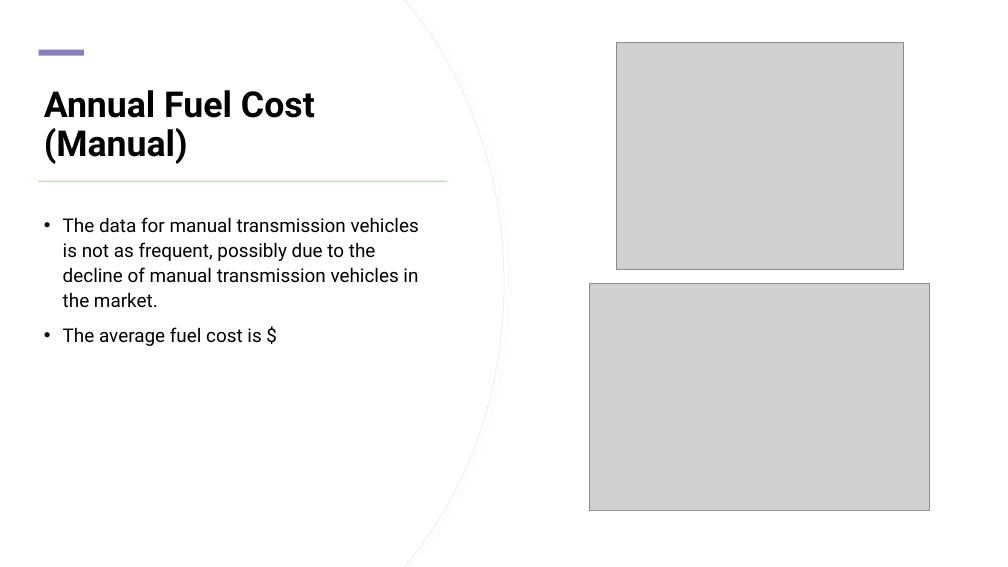
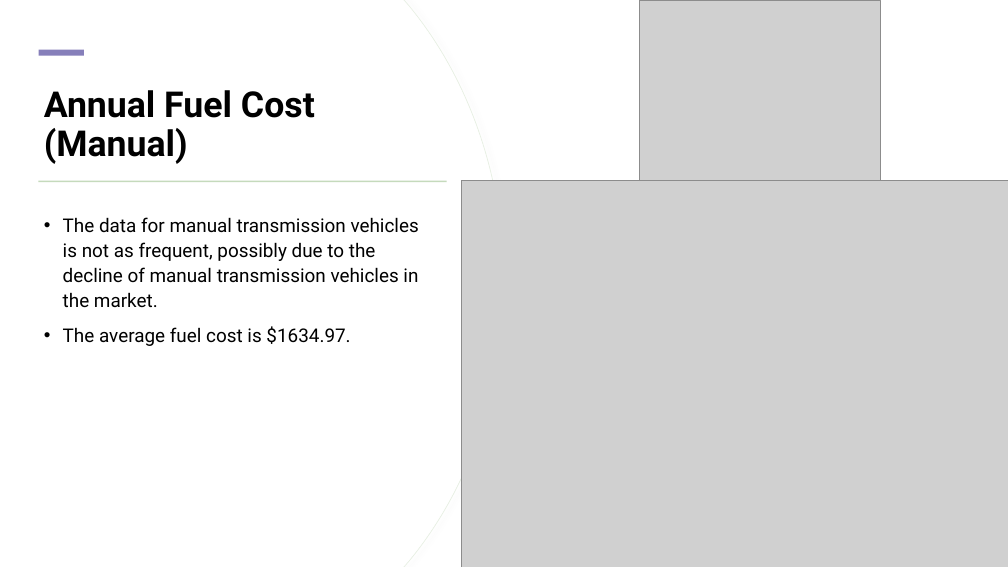
Before and after one commit to geraldwattsthethird/Fuel-Cost-Analysis, a slide deck: slide 9 of presentation.pptx (slide 8 before the commit). Drawn at 1008x567 pixels with LibreOffice and Linux fonts; fonts in the diff are those of the drawing; grey boxes stand for pictures. Boxes give left, top, right and bottom in pixels: in the first picture for what was removed or moved away, otherwise in the second. Text is boxed around its words. In the diff, an @@ line names an element or a change of style, - is before the commit and + after.

```diff
--- a/presentation.pptx
+++ b/presentation.pptx
@@ picture: place and size @@
-picture at (616, 43, 903, 270)
+picture at (639, 0, 880, 191)
@@ picture added at (461, 180, 1008, 567) @@
@@ picture removed at (590, 284, 930, 510) @@
@@ text at (63, 326, 350, 346): text changed @@
-• The average fuel cost is $
+• The average fuel cost is $1634.97.
```
Also in this commit, not shown: 9 other slides changed, 2 slides added, 3 slides removed, 3 other files.
